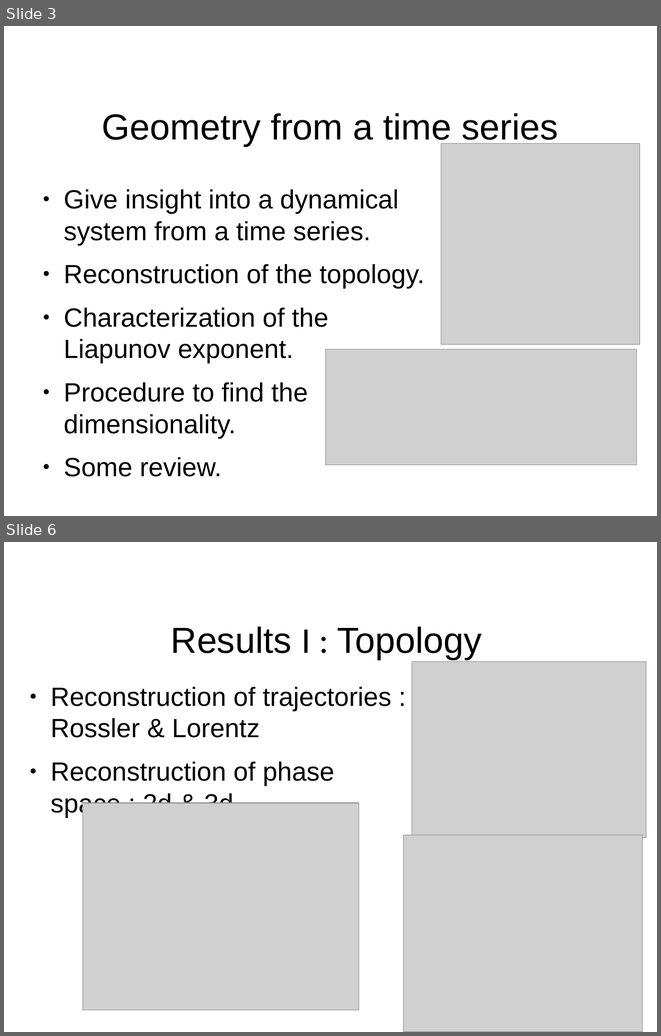
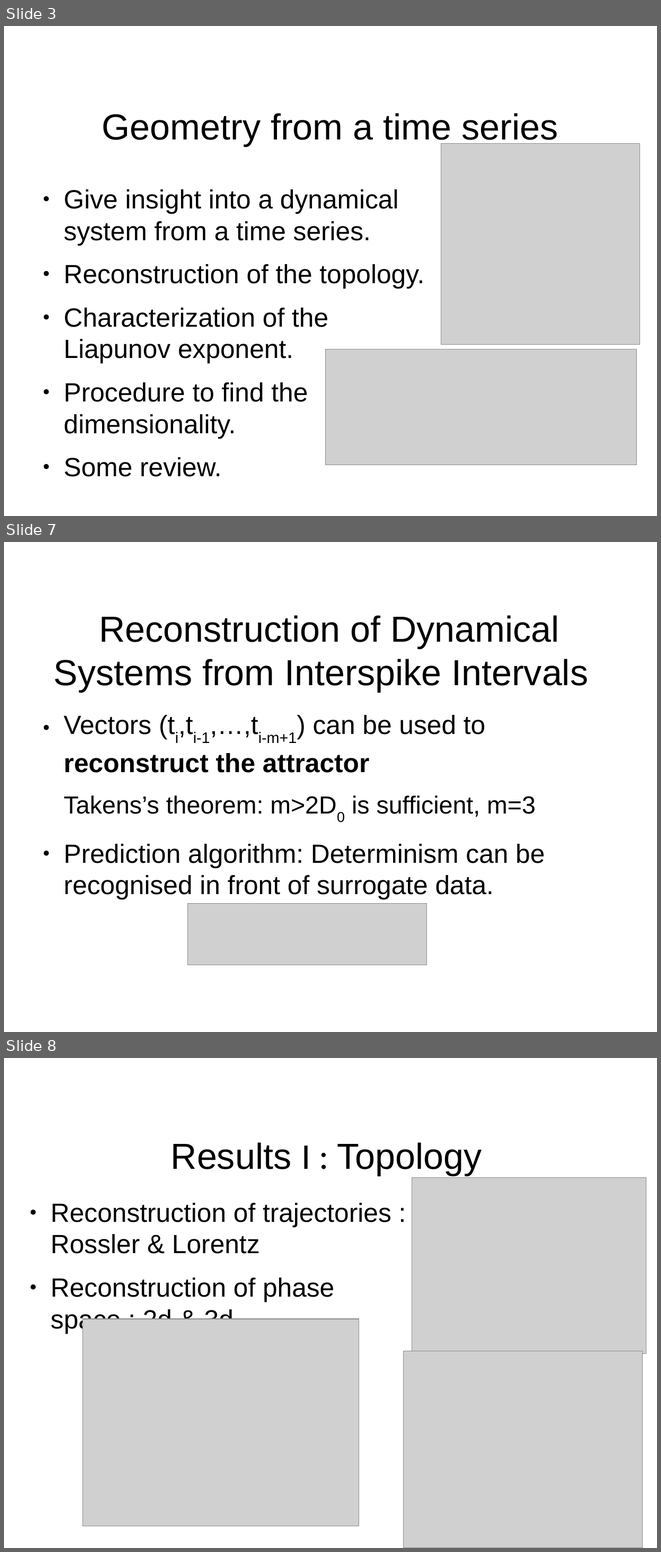
Before and after one commit to aarcascuerda/Reconstruction-of-dynamical-systems-from-ISIs, a slide deck: presentation/presentation.odp. Shown one above the other, each under a label of ours: slides 3 and 6 before the commit, slides 3, 7 and 8 after it; the slides between them are not shown. The pictures are 661x1036 and 661x1552 pixels, drawn with LibreOffice and Linux fonts; fonts in the diff are those of the drawing; grey boxes stand for pictures; background and template pictures are left out. Boxes give left, top, right and bottom in pixels: in the first picture for what was removed or moved away, otherwise in the second. Text is boxed around its words. In the diff, an @@ line names an element or a change of style, - is before the commit and + after.

```diff
--- a/presentation/presentation.odp
+++ b/presentation/presentation.odp
@@ slide 7 added at (4, 542, 657, 1032), background #FFFFFF @@
@@ title added at (54, 615, 588, 692), 44 pt, text #000000 @@
+Reconstruction of Dynamical Systems from Interspike Intervals
@@ text added at (64, 715, 545, 899), 32 pt, text #000000 @@
+● Vectors (ti,ti-1,…,ti-m+1) can be used to reconstruct the attractor
+Takens’s theorem: m>2D0 is sufficient, m=3
+● Prediction algorithm: Determinism can be recognised in front of surrogate data.
@@ picture added at (188, 903, 427, 965) @@
@@ what was slide 6 is now slide 8 @@
```
Also in this commit, not shown: 2 slides changed, 2 other slides added, 1 slide removed, 2 other files.
